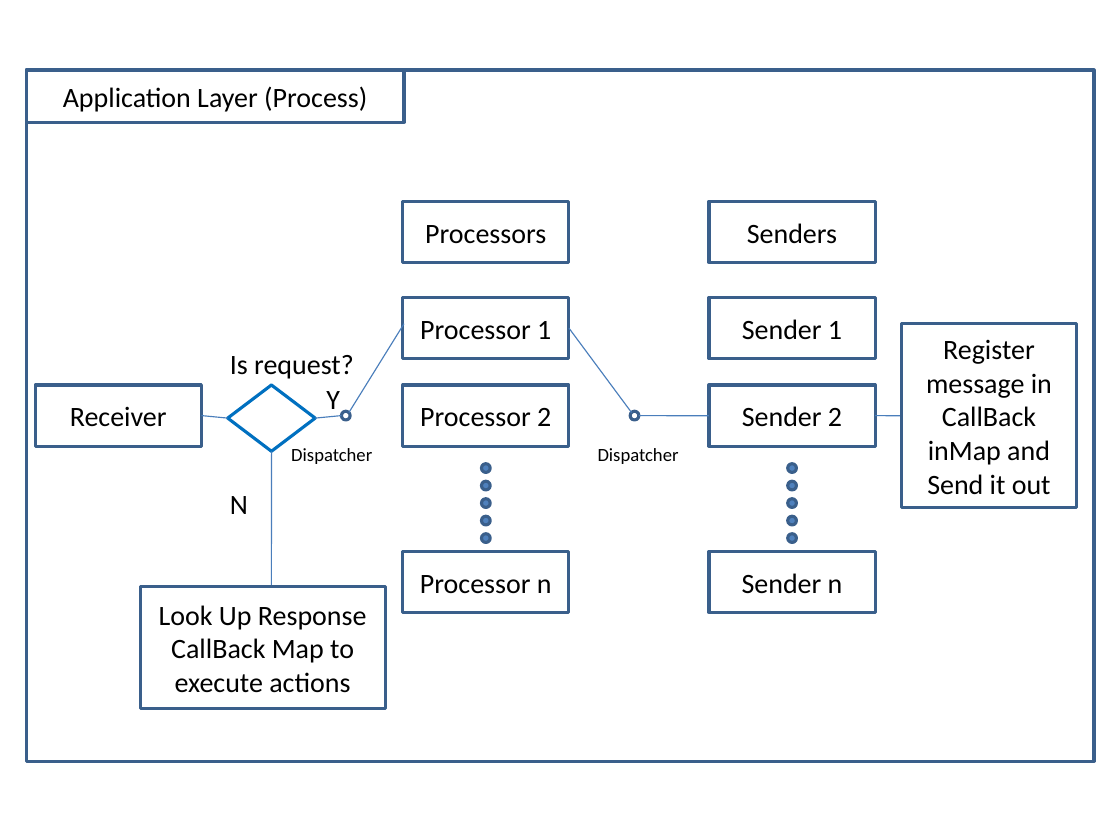
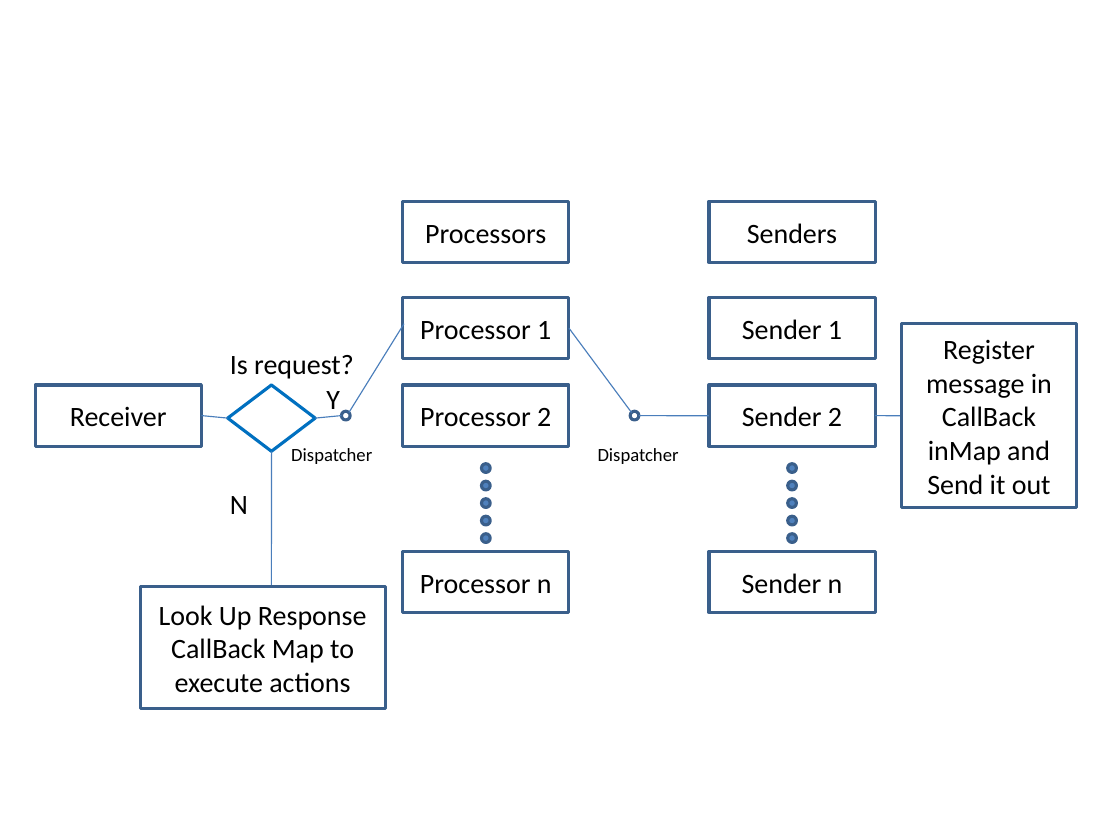
Before and after one commit to chennanoka/Thesis, a slide deck: slide 12 of ThesisImg.pptx. Drawn at 1120x840 pixels with LibreOffice and Linux fonts; fonts in the diff are those of the drawing. Boxes give left, top, right and bottom in pixels: in the first picture for what was removed or moved away, otherwise in the second. Text is boxed around its words. In the diff, an @@ line names an element or a change of style, - is before the commit and + after.

```diff
--- a/ThesisImg.pptx
+++ b/ThesisImg.pptx
@@ rectangle removed at (27,69,1094,760) @@
-ads
@@ rectangle removed at (27,69,404,122) @@
-Application Layer (Process)
```
Also in this commit, not shown: 1 other slide changed, 20 other files.
